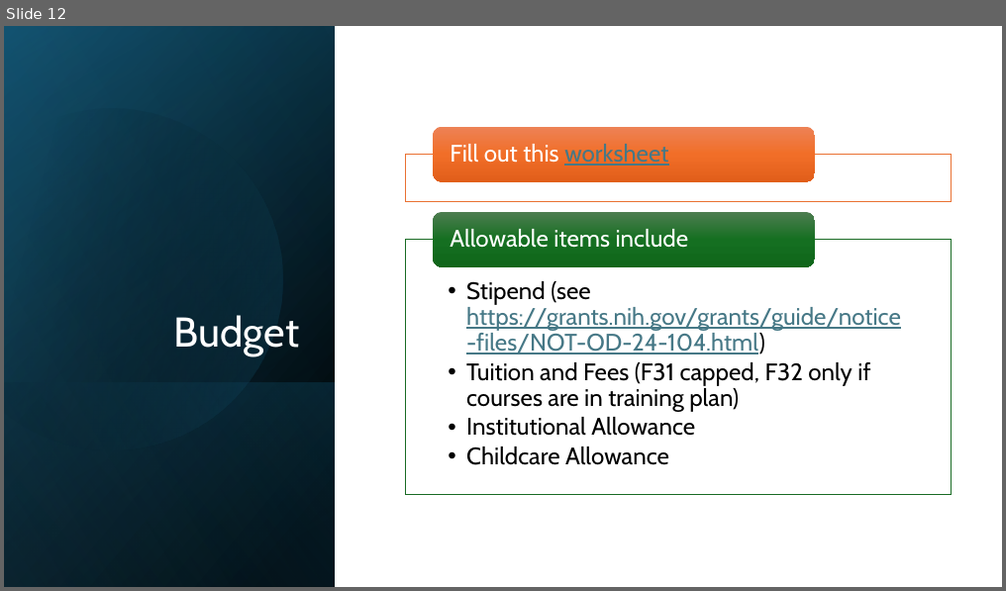
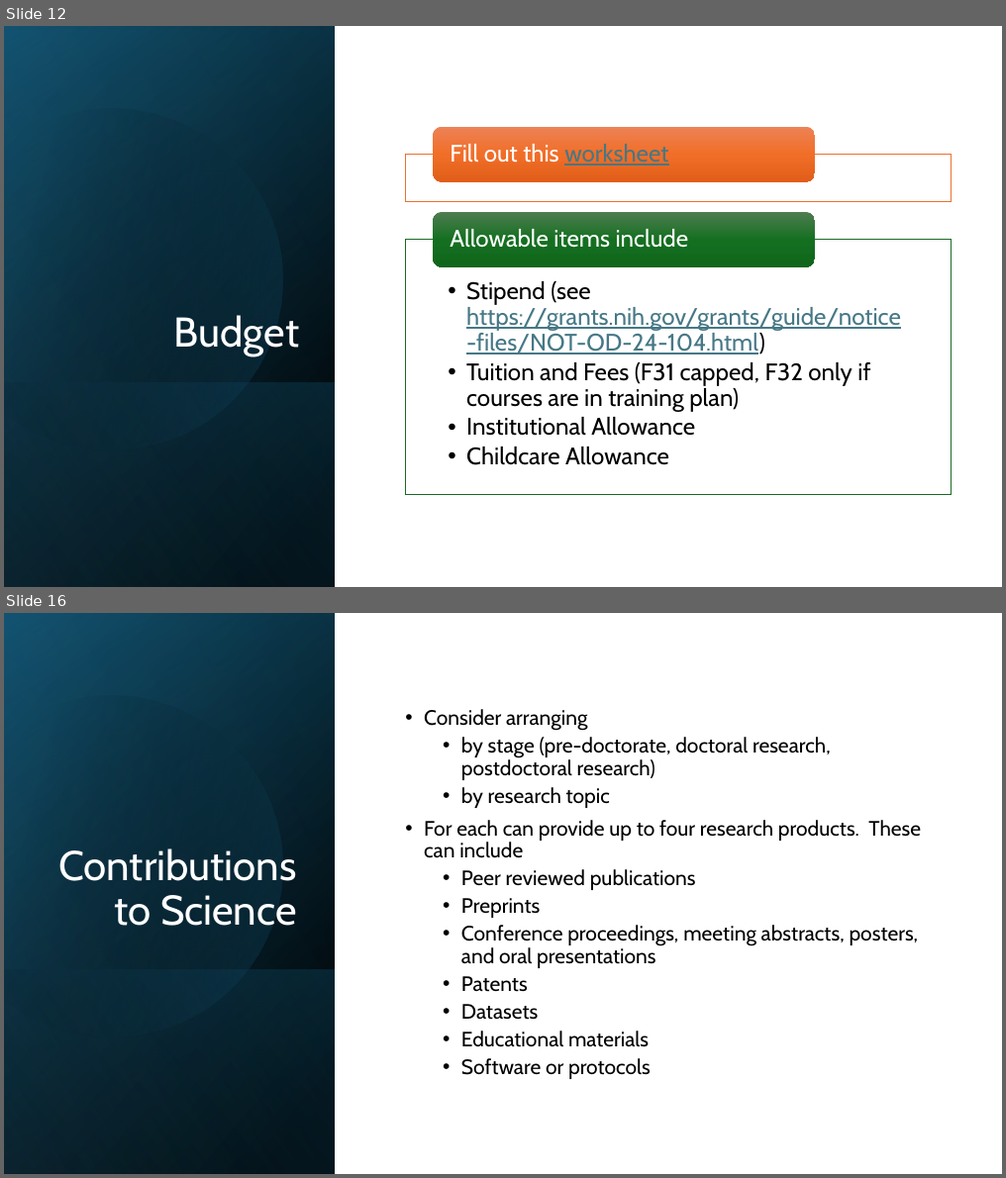
Before and after one commit to BridgesLab/FellowshipWorkshopDocuments, a slide deck: Documents/Slides/Orientation.pptx. Shown one above the other, each under a label of ours: slide 12 before the commit, slides 12 and 16 after it; the slides between them are not shown. The pictures are 1006x591 and 1006x1178 pixels, drawn with LibreOffice and Linux fonts; fonts in the diff are those of the drawing. Boxes give left, top, right and bottom in pixels: in the first picture for what was removed or moved away, otherwise in the second. Text is boxed around its words. In the diff, an @@ line names an element or a change of style, - is before the commit and + after.

```diff
--- a/Documents/Slides/Orientation.pptx
+++ b/Documents/Slides/Orientation.pptx
@@ slide 16 added at [4, 613, 1002, 1174], background #FFFFFF @@
@@ rectangle added at [4, 613, 1002, 1174], fill #FFFFFF @@
@@ rectangle added at [4, 613, 335, 1174], fill gradient #000000 to #104862 @@
@@ rectangle added at [4, 614, 335, 1174], fill gradient #000000 to #156082 @@
@@ rectangle added at [4, 613, 335, 1173], fill gradient #000000 to #46B1E1 @@
@@ freeform shape added at [4, 655, 324, 1072], fill gradient #000000 to #156082 @@
@@ text added at [424, 709, 921, 1079], 20 pt, text #000000 @@
+• Consider arranging
+  • by stage (pre-doctorate, doctoral research, postdoctoral research)
+  • by research topic
+• For each can provide up to four research products. These can include
+  • Peer reviewed publications
+  • Preprints
+  • Conference proceedings, meeting abstracts, posters, and oral presentations
+  • Patents
+  • Datasets
+  • Educational materials
+  • Software or protocols
@@ title added at [59, 849, 297, 926], 40 pt, text #FFFFFF @@
+Contributions to Science
@@ rectangle added at [4, 969, 335, 1174], fill gradient #156082 to #000000 @@
```
Also in this commit, not shown: 5 slides changed, 3 other slides added, 1 slide removed.
